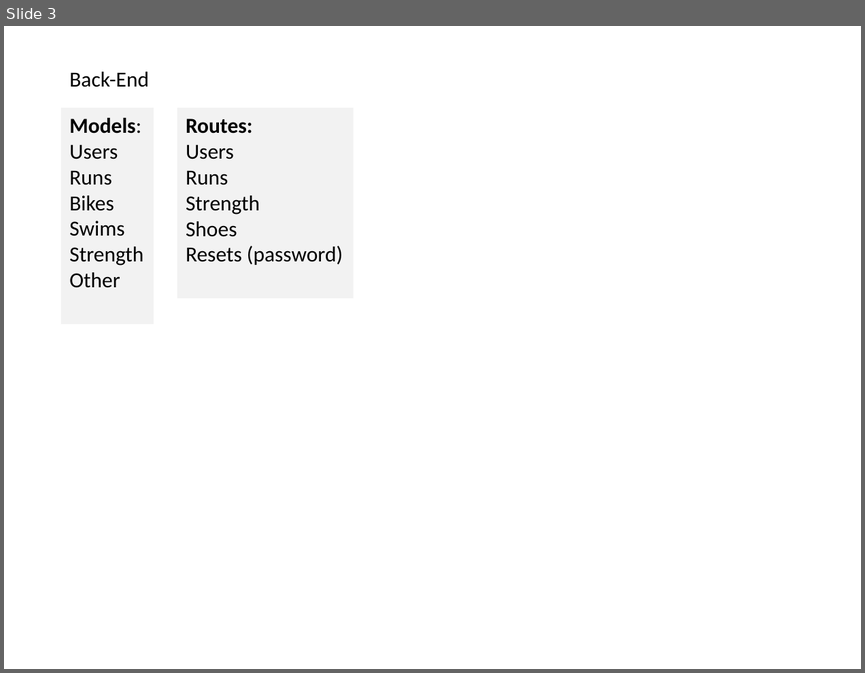
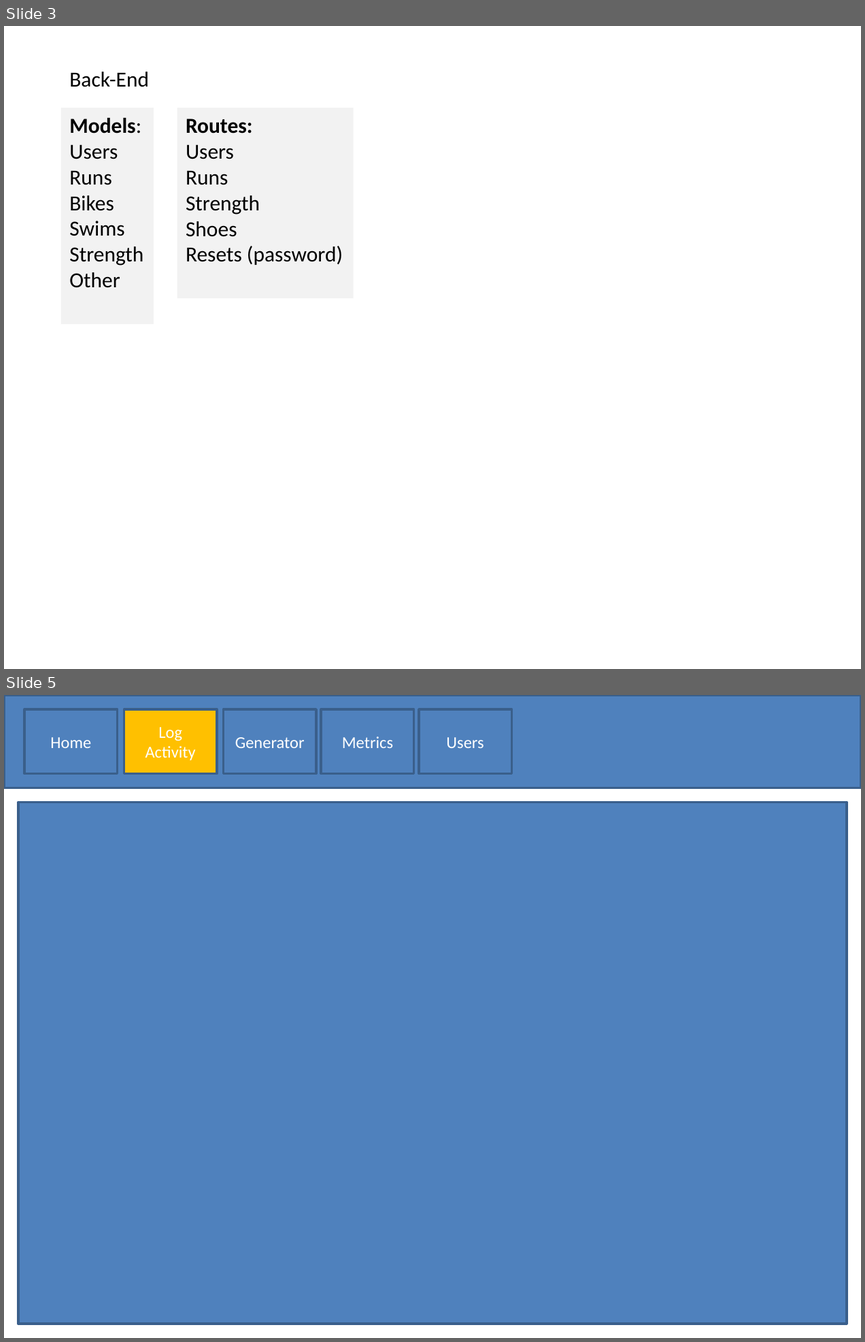
Before and after one commit to curtisyungen/outwork-1.0, a slide deck: Outline.pptx. Shown one above the other, each under a label of ours: slide 3 before the commit, slides 3 and 5 after it; the slides between them are not shown. The pictures are 865x673 and 865x1342 pixels, drawn with LibreOffice and Linux fonts; fonts in the diff are those of the drawing. Boxes give left, top, right and bottom in pixels: in the first picture for what was removed or moved away, otherwise in the second. Text is boxed around its words. In the diff, an @@ line names an element or a change of style, - is before the commit and + after.

```diff
--- a/Outline.pptx
+++ b/Outline.pptx
@@ slide 5 added at bbox=[4, 695, 861, 1338], background #FFFFFF @@
@@ rectangle added at bbox=[4, 695, 861, 787], fill #4F81BD, outline #3A5F8C 2 pt @@
@@ rectangle added at bbox=[24, 709, 117, 774], fill #4F81BD, outline #3A5F8C 2 pt, 14 pt, text #FFFFFF @@
+Home
@@ rectangle added at bbox=[124, 709, 216, 774], fill #FFC000, outline #3A5F8C 2 pt, 14 pt, text #FFFFFF @@
+Log Activity
@@ rectangle added at bbox=[224, 709, 316, 774], fill #4F81BD, outline #3A5F8C 2 pt, 14 pt, text #FFFFFF @@
+Generator
@@ rectangle added at bbox=[321, 709, 413, 774], fill #4F81BD, outline #3A5F8C 2 pt, 14 pt, text #FFFFFF @@
+Metrics
@@ rectangle added at bbox=[419, 709, 511, 774], fill #4F81BD, outline #3A5F8C 2 pt, 14 pt, text #FFFFFF @@
+Users
@@ rectangle added at bbox=[18, 802, 847, 1323], fill #4F81BD, outline #3A5F8C 2 pt @@
```
Also in this commit, not shown: 1 slide changed, 3 other slides added.
